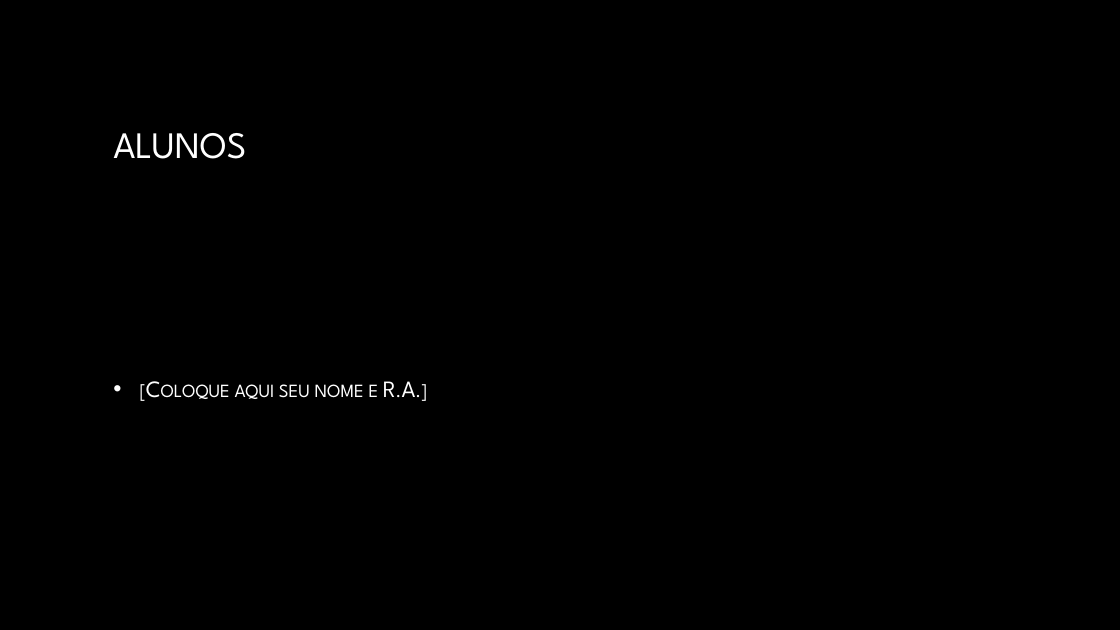
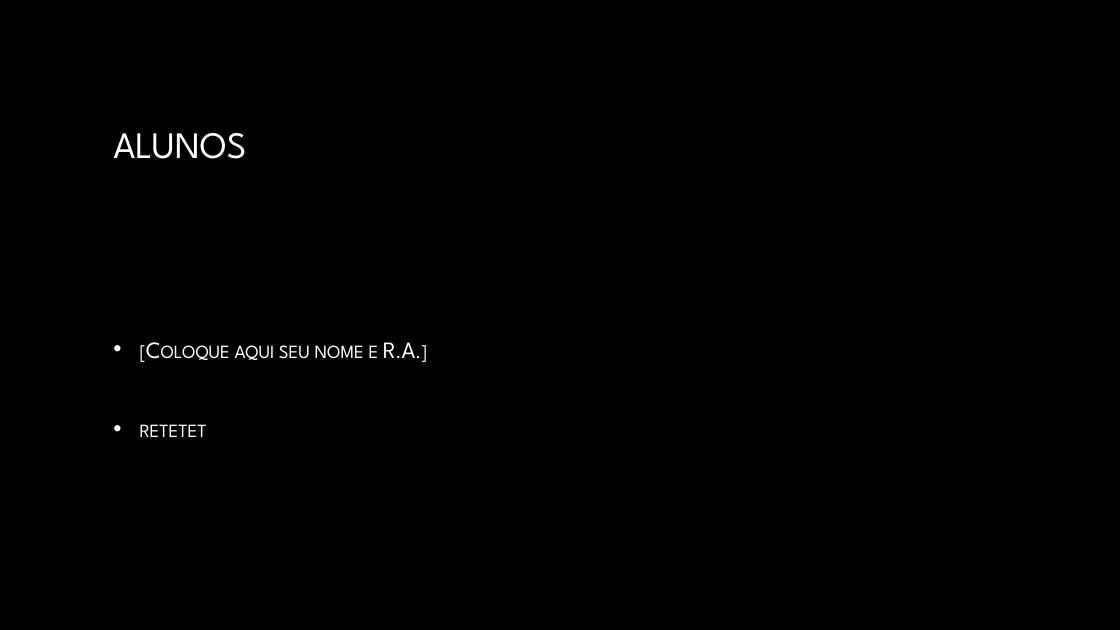
Before and after one commit to fmassaretto/scalalanguage, a slide deck: slide 6 of Curso de Introdução à linguagem Scala.pptx. Drawn at 1120x630 pixels with LibreOffice and Linux fonts; fonts in the diff are those of the drawing; background and template pictures are left out. Boxes give left, top, right and bottom in pixels: in the first picture for what was removed or moved away, otherwise in the second. Text is boxed around its words. In the diff, an @@ line names an element or a change of style, - is before the commit and + after.

Commit message:
teste

```diff
--- a/Curso de Introdução à linguagem Scala.pptx
+++ b/Curso de Introdução à linguagem Scala.pptx
@@ text at <box>140,424,207,437</box>: paragraph added @@
+• retetet
```
